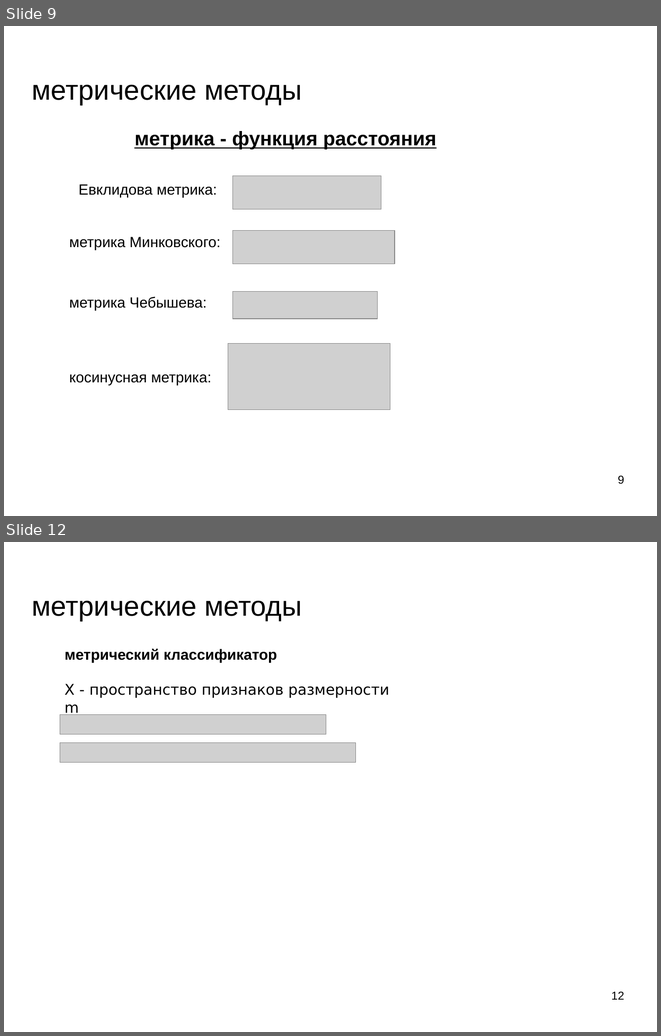
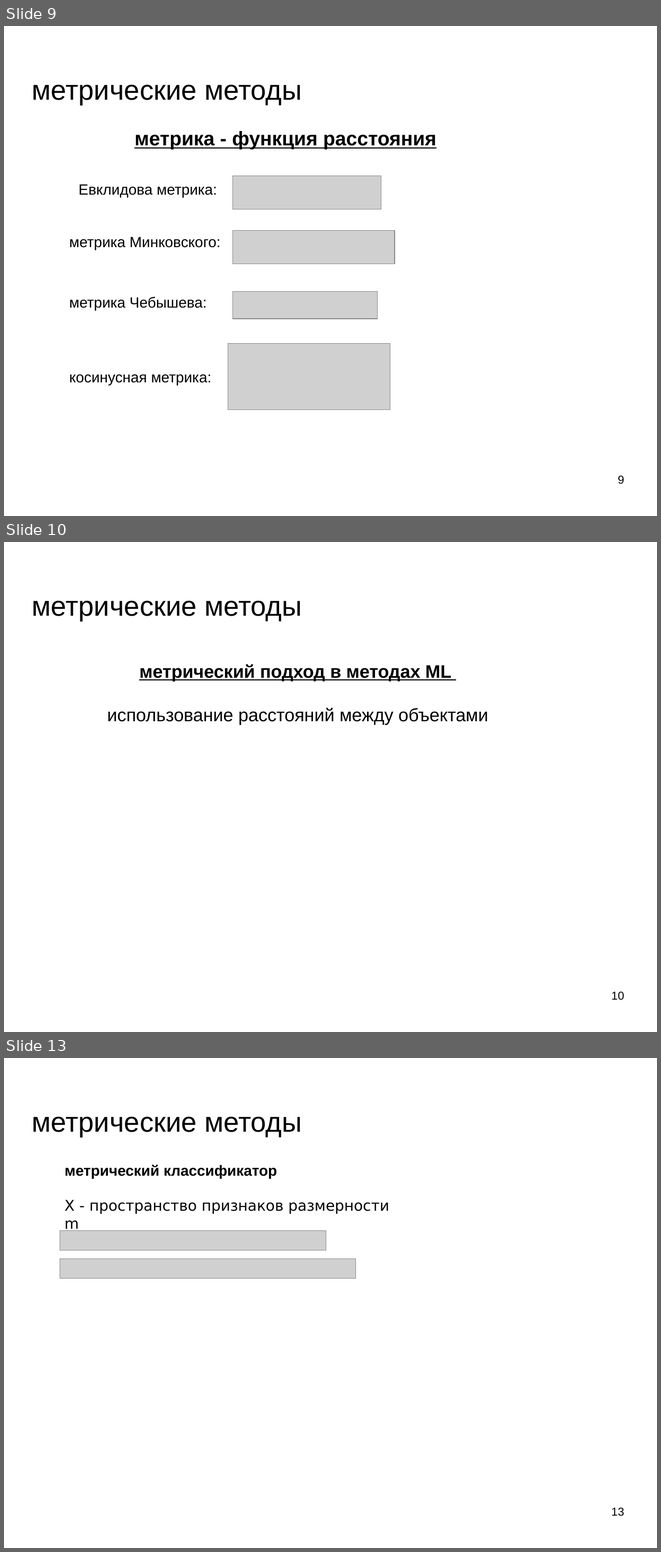
Before and after one commit to mechanoid5/ml_lectorium_legacy, a slide deck: 03-metric.odp. Shown one above the other, each under a label of ours: slides 9 and 12 before the commit, slides 9, 10 and 13 after it; the slides between them are not shown. The pictures are 661x1036 and 661x1552 pixels, drawn with LibreOffice and Linux fonts; fonts in the diff are those of the drawing; grey boxes stand for pictures; background and template pictures are left out. Boxes give left, top, right and bottom in pixels: in the first picture for what was removed or moved away, otherwise in the second. Text is boxed around its words. In the diff, an @@ line names an element or a change of style, - is before the commit and + after.

```diff
--- a/03-metric.odp
+++ b/03-metric.odp
@@ slide 10 added at <box>4,542,657,1032</box>, background picture (left out) @@
@@ title added at <box>32,600,302,621</box>, 33.9 pt, text #000000 @@
+метрические методы
@@ subtitle added at <box>107,664,488,724</box>, 22 pt, text #000000 @@
+метрический подход в методах ML
+использование расстояний между объектами
@@ page number added at <box>611,991,624,1000</box>, 14 pt, text #000000 @@
+10
@@ what was slide 12 is now slide 13 @@
@@ page number at <box>611,1507,624,1516</box>: text changed @@
-12
+13
```
Also in this commit, not shown: 8 slides changed, 1 other file.
